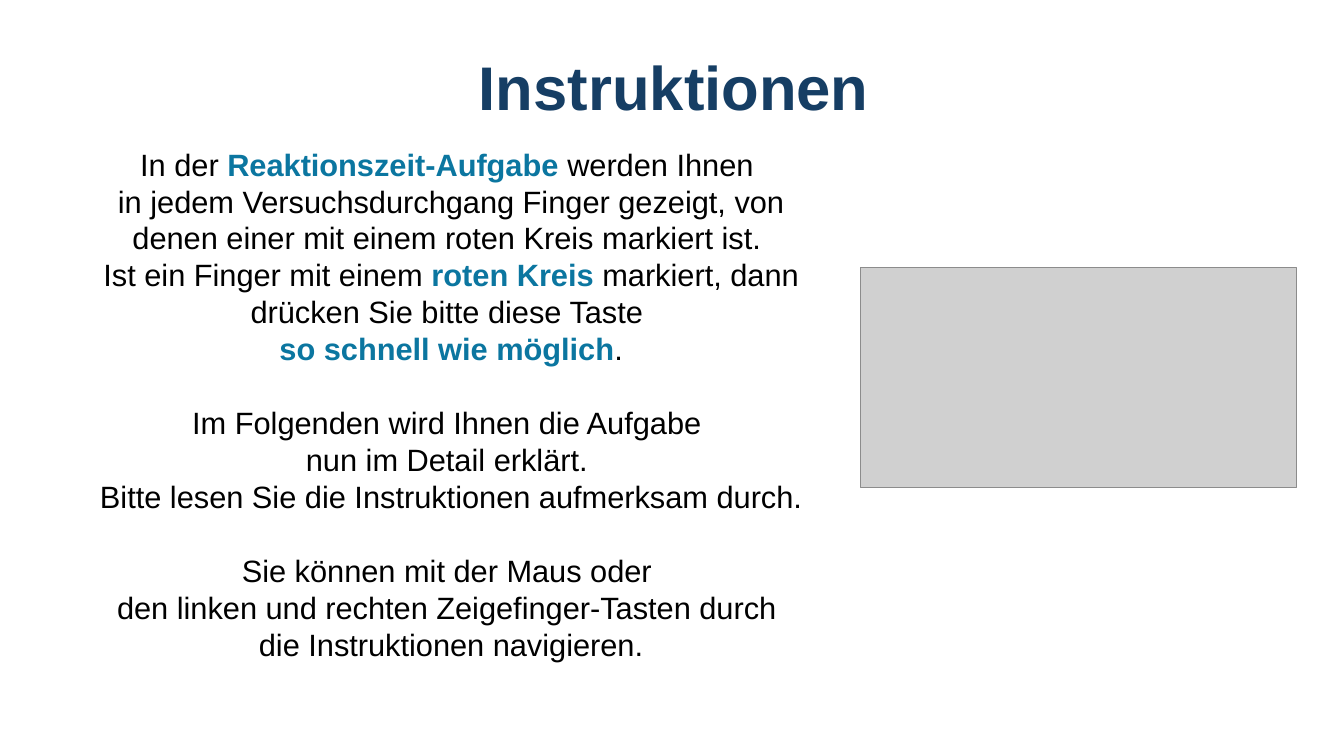
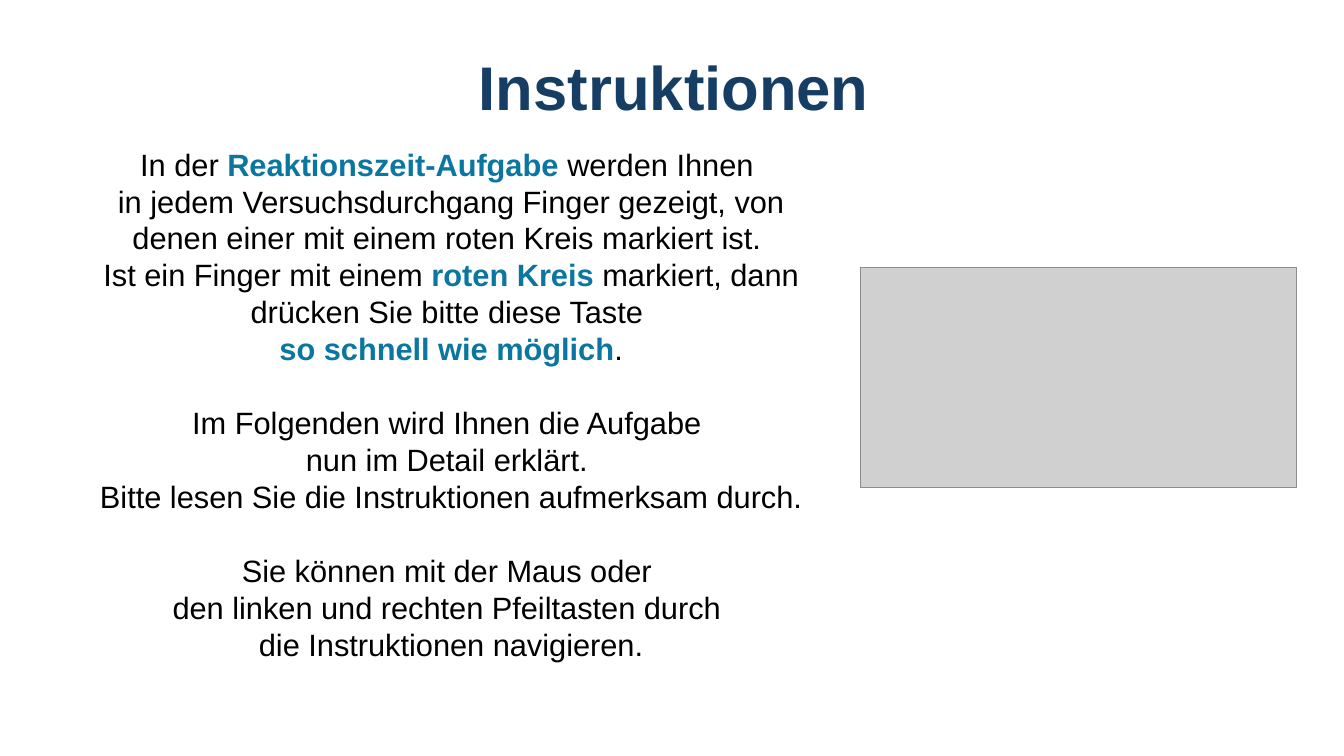
Before and after one commit to GidonFrischkorn/Ambizione-IndividualDifferencesStudy, a slide deck: slide 2 of tasks/word-response-binding-verbal/assets/instructions_word_response_binding_visual_processing_speed_keyboard.pptx. Drawn at 1344x756 pixels with LibreOffice and Linux fonts; fonts in the diff are those of the drawing; grey boxes stand for pictures. Boxes give left, top, right and bottom in pixels: in the first picture for what was removed or moved away, otherwise in the second. Text is boxed around its words. In the diff, an @@ line names an element or a change of style, - is before the commit and + after.

```diff
--- a/tasks/word-response-binding-verbal/assets/instructions_word_response_binding_visual_processing_speed_keyboard.pptx
+++ b/tasks/word-response-binding-verbal/assets/instructions_word_response_binding_visual_processing_speed_keyboard.pptx
@@ text at box(173, 559, 721, 662): text changed @@
-Sie können mit der Maus oder
-den linken und rechten Zeigefinger-Tasten durch
-die Instruktionen navigieren.
+Sie können mit der Maus oder
+den linken und rechten Pfeiltasten durch
+die Instruktionen navigieren.
```
Also in this commit, not shown: 6 other files.
